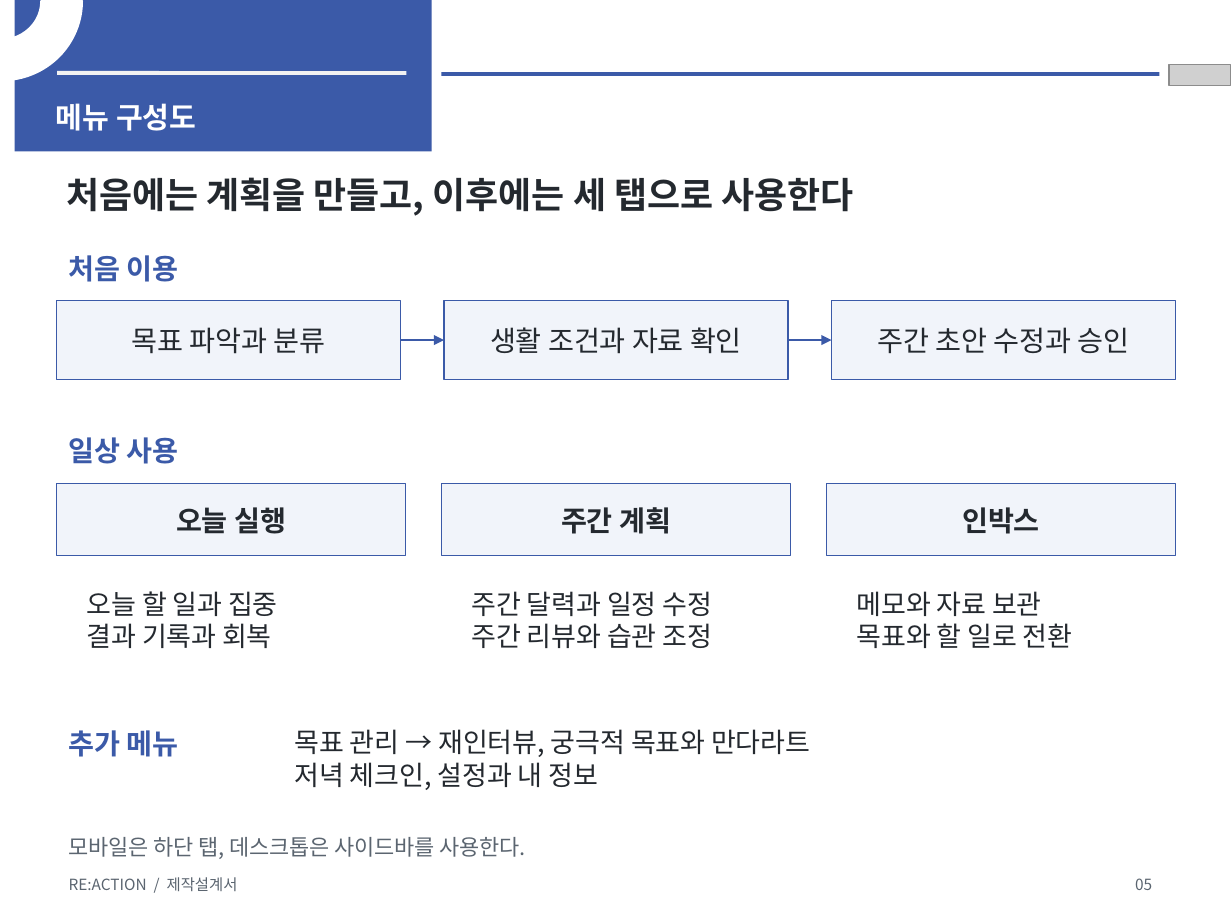
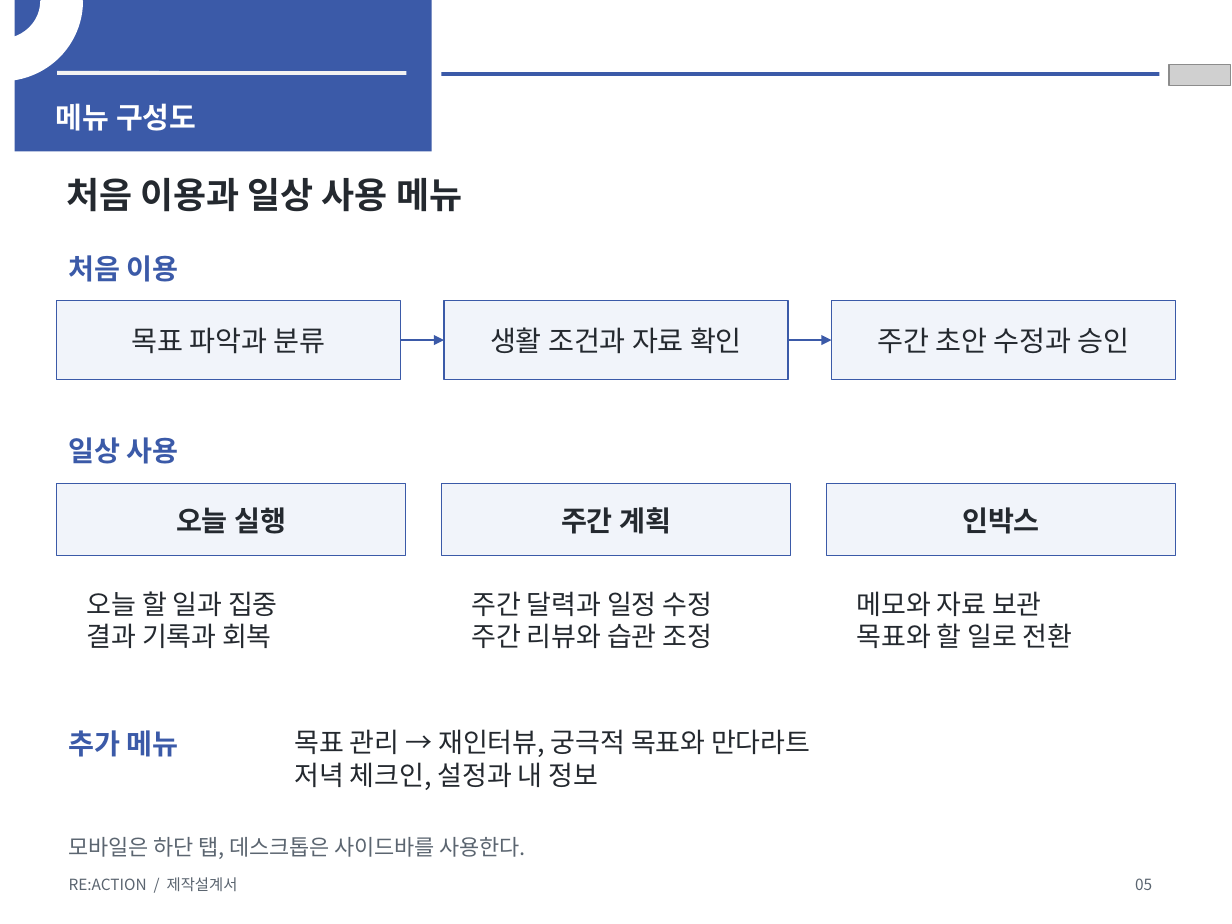
Before and after one commit to hanium-reaction/reaction-frontend, a slide deck: slide 5 of deliverables/2026_한이음_제작설계서_프론트엔드_핵심정리본.pptx. Drawn at 1232x924 pixels with LibreOffice and Linux fonts; fonts in the diff are those of the drawing; grey boxes stand for pictures. Boxes give left, top, right and bottom in pixels: in the first picture for what was removed or moved away, otherwise in the second. Text is boxed around its words. In the diff, an @@ line names an element or a change of style, - is before the commit and + after.

```diff
--- a/deliverables/2026_한이음_제작설계서_프론트엔드_핵심정리본.pptx
+++ b/deliverables/2026_한이음_제작설계서_프론트엔드_핵심정리본.pptx
@@ text at [66, 178, 462, 212]: text changed @@
-처음에는 계획을 만들고, 이후에는 세 탭으로 사용한다
+처음 이용과 일상 사용 메뉴
```
Also in this commit, not shown: 3 other slides changed.
